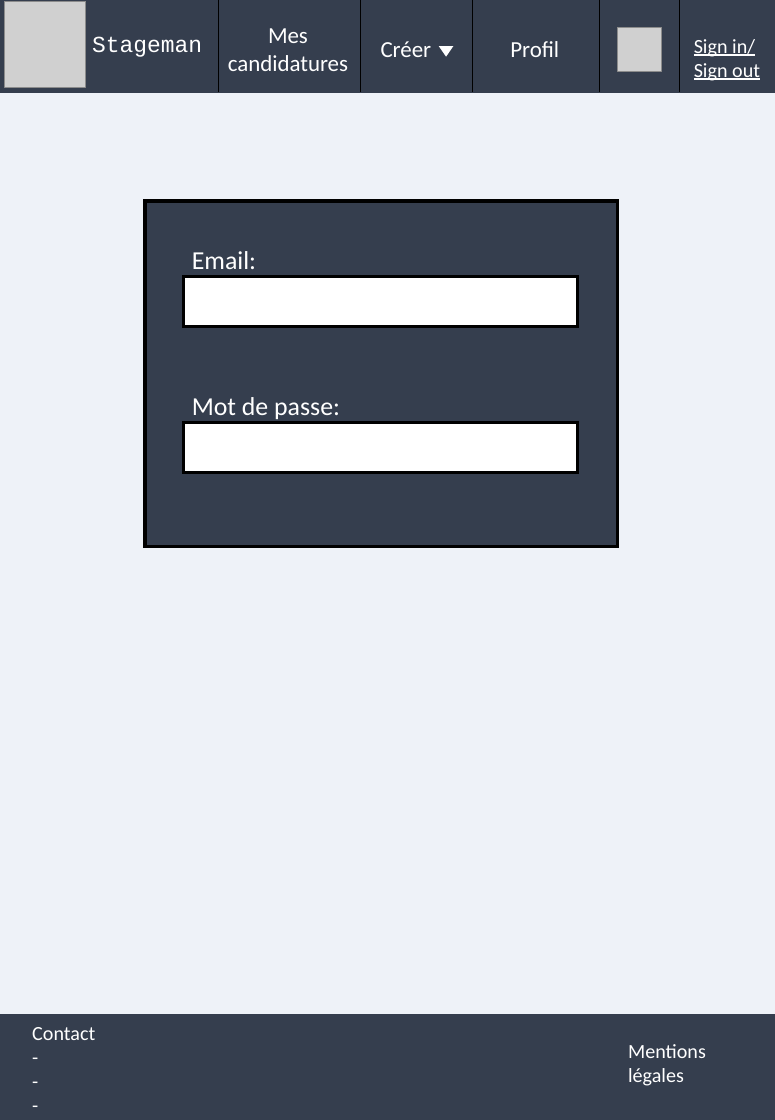
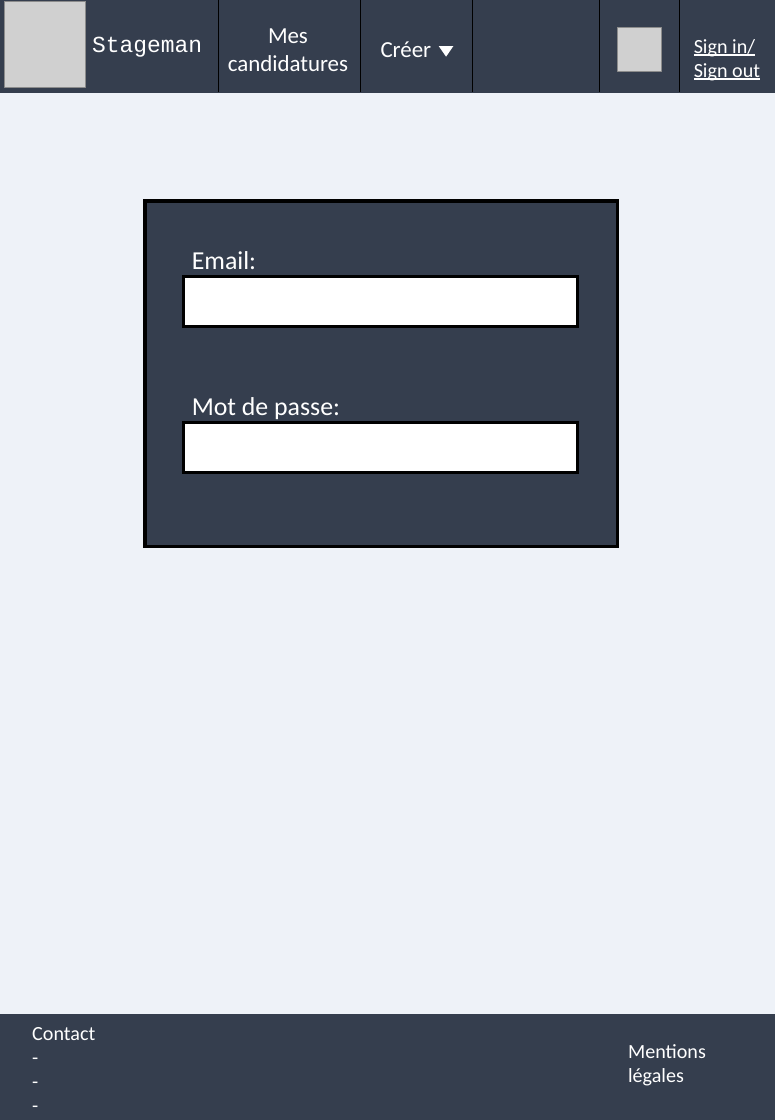
Before and after one commit to Xelkyo/web_project, a slide deck: slide 2 of Mockup.pptx. Drawn at 775x1120 pixels with LibreOffice and Linux fonts; fonts in the diff are those of the drawing; grey boxes stand for pictures. Boxes give left, top, right and bottom in pixels: in the first picture for what was removed or moved away, otherwise in the second. Text is boxed around its words. In the diff, an @@ line names an element or a change of style, - is before the commit and + after.

Commit message:
Ppt

```diff
--- a/Mockup.pptx
+++ b/Mockup.pptx
@@ text removed at (510, 41, 559, 57) @@
-Profil
```
Also in this commit, not shown: 17 other slides changed.
